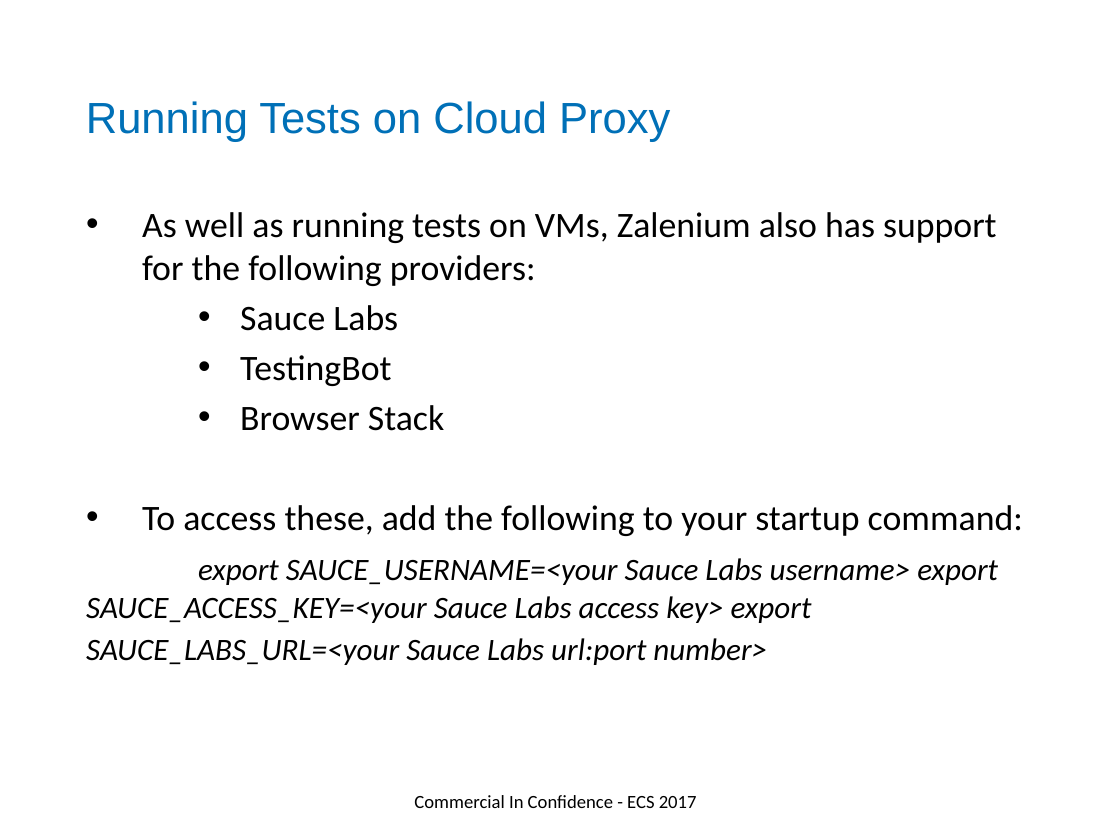
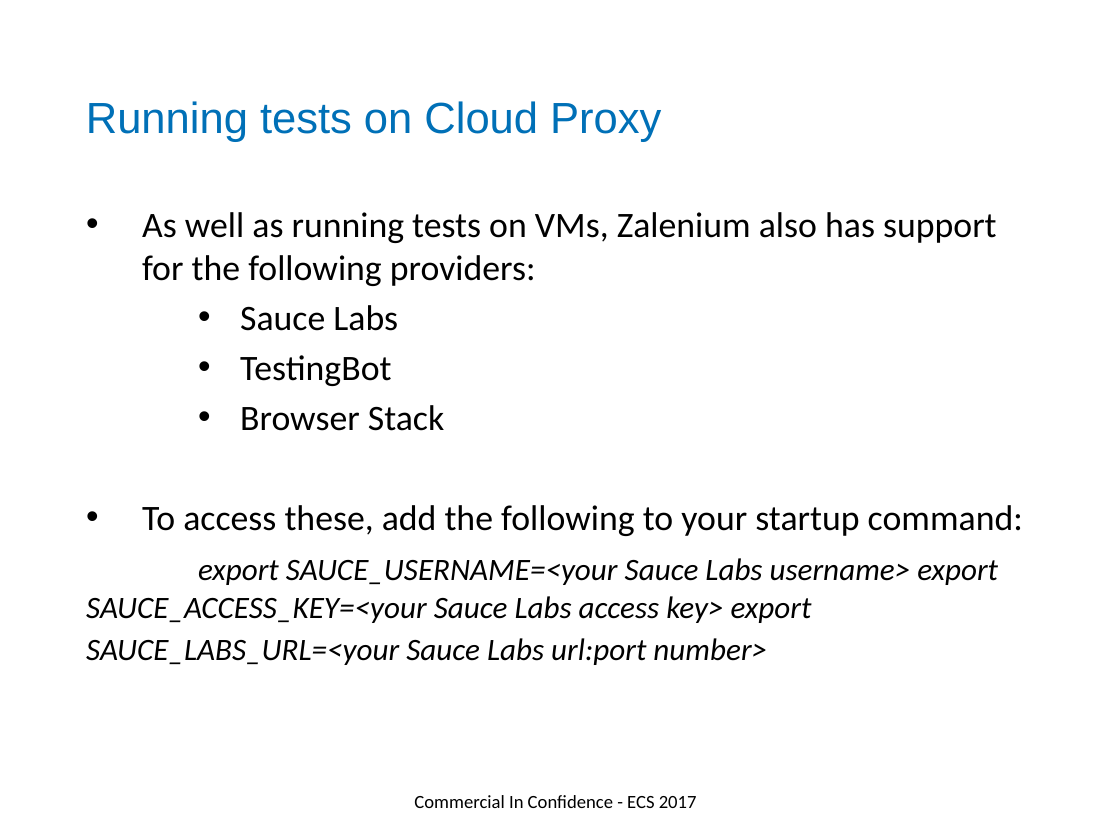
Before and after one commit to DevOpsPlayground/Hands-on-with-Selenium-Auto-Scaling-using-Docker-and-Zalenium, a slide deck: slide 10 of ECS_Digital_Template.pptx (slide 8 before the commit). Drawn at 1120x840 pixels with LibreOffice and Linux fonts; fonts in the diff are those of the drawing; background and template pictures are left out. Boxes give left, top, right and bottom in pixels: in the first picture for what was removed or moved away, otherwise in the second. Text is boxed around its words. In the diff, an @@ line names an element or a change of style, - is before the commit and + after.

```diff
--- a/ECS_Digital_Template.pptx
+++ b/ECS_Digital_Template.pptx
@@ text at (86,101,661,142): text changed @@
-Running Tests on Cloud Proxy
+Running tests on Cloud Proxy
```
Also in this commit, not shown: 4 slides added, 1 slide removed, 4 other files.
